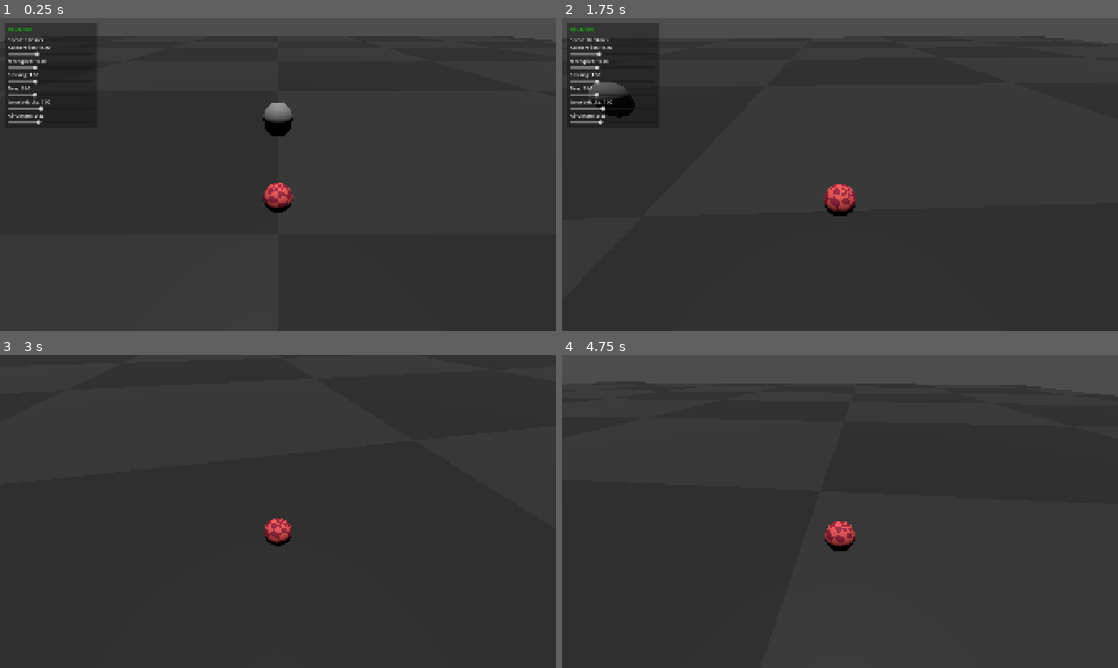
Above: before the commit, frames 1-4 (two rows, left to right).
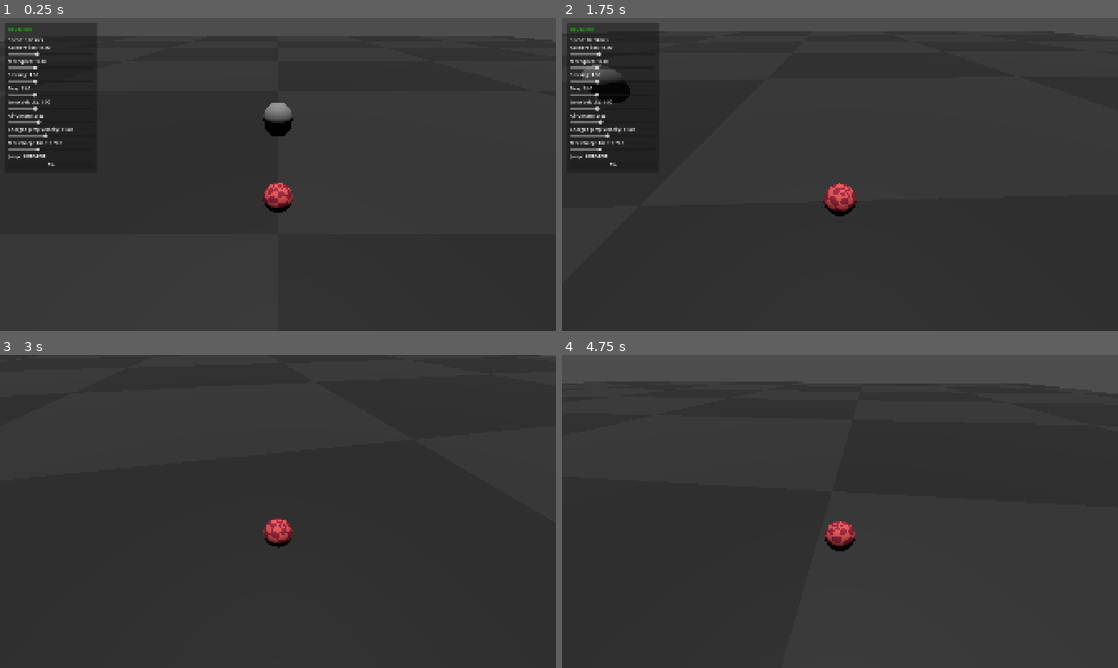
Above: after the commit, the same moments.

Repository: mika-marcondes/axie-jam
Game: Godot game, scene res://scenes/contest/contest_greybox.tscn
Same seed, same stepped clock (60 frames per second), same inputs: the game is played once before the commit and once after it.
Inputs:
- Up to frame 1 (0.25 s): no input
- Up to frame 2 (1.75 s): hold Right (move_right) 0.53-1.28 s; hold Space (jump) 0.53-1.28 s; hold Down (move_back) from 1.28 s (still down); tap Q (camera_left) at 1.35 s; tap Space (jump) at 1.52, 1.55 s
- Up to frame 3 (3 s): tap Space (jump) at 1.82 s; release Down (move_back) at 2.03 s; hold Right (move_right) 2.03-2.78 s; hold Space (jump) 2.03-2.78 s; tap E (camera_right) at 2.1 s; hold W (move_forward) from 2.78 s (still down); tap 1 (toggle_dev_mode) at 2.85 s
- Up to frame 4 (4.75 s): tap Space (jump) at 3.02, 3.05, 3.32, 4.52, 4.55 s; release W (move_forward) at 3.53 s; hold Space (jump) 3.53-4.28 s; hold Left (move_left) from 3.53 s (still down); tap Q (camera_left) at 4.35 s

The runs differ from the first frame. In frame 1, 0.4% of the frame differs, in the area x 1-14%, y 26-48%; in frame 2, 1.9%, in the area x 0-100%, y 4-64%; in frame 3, 0.1%; in frame 4, 0.4%.

Commit message:
jump charge debug

Diff:
--- a/scenes/player/ball_controller.gd
+++ b/scenes/player/ball_controller.gd
@@ -11,8 +11,13 @@
 @export var radius: float = 0.5
 
 @export_category("Jump")
-@export var jump_velocity: float = 7.0
+@export var jump_velocity: float = 6.0
+@export var charged_jump_velocity: float = 11.0
+@export var max_charge_time: float = 0.75
 @export_range(0.0, 1.0, 0.05) var air_control: float = 0.35
+
+var jump_charge_time: float = 0.0
+var is_charging_jump: bool = false
 
 @export_category("References")
 @export var movement_reference: Node3D
@@ -23,7 +28,7 @@
 
 
 func _physics_process(delta: float) -> void:
-	handle_jump()
+	handle_jump(delta)
 	apply_gravity(delta)
 	handle_movement(delta)
 
@@ -33,9 +38,43 @@
 	check_fall_reset()
 
 
-func handle_jump() -> void:
+func handle_jump(delta: float) -> void:
 	if Input.is_action_just_pressed("jump") and is_on_floor():
-		velocity.y = jump_velocity
+		is_charging_jump = true
+		jump_charge_time = 0.0
+
+	if not is_charging_jump:
+		return
+
+	if not is_on_floor():
+		reset_jump_charge()
+		return
+
+	if Input.is_action_pressed("jump"):
+		jump_charge_time = minf(
+			jump_charge_time + delta,
+			max_charge_time
+		)
+
+	if Input.is_action_just_released("jump"):
+		var charge_ratio: float = clampf(
+			jump_charge_time / maxf(max_charge_time, 0.001),
+			0.0,
+			1.0
+		)
+
+		velocity.y = lerpf(
+			jump_velocity,
+			charged_jump_velocity,
+			charge_ratio
+		)
+
+		reset_jump_charge()
+
+
+func reset_jump_charge() -> void:
+	is_charging_jump = false
+	jump_charge_time = 0.0
 
 
 func check_fall_reset() -> void:
--- a/scenes/ui/dev_panel.tscn
+++ b/scenes/ui/dev_panel.tscn
@@ -77,3 +77,24 @@
 
 [node name="AirControlSlider" type="HSlider" parent="PanelContainer/MarginContainer/VBoxContainer" unique_id=1646643526]
 layout_mode = 2
+
+[node name="ChargedJumpVelocityValue" type="Label" parent="PanelContainer/MarginContainer/VBoxContainer" unique_id=1294541028]
+layout_mode = 2
+text = "Charged Jump Velocity"
+
+[node name="ChargedJumpVelocitySlider" type="HSlider" parent="PanelContainer/MarginContainer/VBoxContainer" unique_id=1585915522]
+layout_mode = 2
+
+[node name="MaxChargeTimeValue" type="Label" parent="PanelContainer/MarginContainer/VBoxContainer" unique_id=1382074735]
+layout_mode = 2
+text = "Max Charge Time"
+
+[node name="MaxChargeTimeSlider" type="HSlider" parent="PanelContainer/MarginContainer/VBoxContainer" unique_id=1041899629]
+layout_mode = 2
+
+[node name="JumpStatusLabel" type="Label" parent="PanelContainer/MarginContainer/VBoxContainer" unique_id=1087846202]
+layout_mode = 2
+text = "Jump Status"
+
+[node name="JumpChargeBar" type="ProgressBar" parent="PanelContainer/MarginContainer/VBoxContainer" unique_id=124955278]
+layout_mode = 2
--- a/scripts/ui/dev_panel.gd
+++ b/scripts/ui/dev_panel.gd
@@ -23,6 +23,15 @@
 @onready var air_control_value: Label = $PanelContainer/MarginContainer/VBoxContainer/AirControlValue
 @onready var air_control_slider: HSlider = $PanelContainer/MarginContainer/VBoxContainer/AirControlSlider
 
+@onready var charged_jump_velocity_value: Label = $PanelContainer/MarginContainer/VBoxContainer/ChargedJumpVelocityValue
+@onready var charged_jump_velocity_slider: HSlider = $PanelContainer/MarginContainer/VBoxContainer/ChargedJumpVelocitySlider
+
+@onready var max_charge_time_value: Label = $PanelContainer/MarginContainer/VBoxContainer/MaxChargeTimeValue
+@onready var max_charge_time_slider: HSlider = $PanelContainer/MarginContainer/VBoxContainer/MaxChargeTimeSlider
+
+@onready var jump_status_label: Label = $PanelContainer/MarginContainer/VBoxContainer/JumpStatusLabel
+@onready var jump_charge_bar: ProgressBar = $PanelContainer/MarginContainer/VBoxContainer/JumpChargeBar
+
 var ball: BallController
 
 
@@ -39,11 +48,12 @@
 		return
 
 	var horizontal_speed: float = Vector2(
-		ball.velocity.x,
-		ball.velocity.z
+		ball.velocity.x, ball.velocity.z
 	).length()
 
 	speed_label.text = "Speed: %.2f m/s" % horizontal_speed
+
+	update_jump_debug()
 
 
 func _unhandled_input(event: InputEvent) -> void:
@@ -76,6 +86,14 @@
 	air_control_slider.max_value = 1.0
 	air_control_slider.step = 0.05
 
+	charged_jump_velocity_slider.min_value = 4.0
+	charged_jump_velocity_slider.max_value = 20.0
+	charged_jump_velocity_slider.step = 0.25
+
+	max_charge_time_slider.min_value = 0.1
+	max_charge_time_slider.max_value = 2.0
+	max_charge_time_slider.step = 0.05
+
 
 	acceleration_slider.value_changed.connect(_on_acceleration_changed)
 	max_speed_slider.value_changed.connect(_on_max_speed_changed)
@@ -83,7 +101,8 @@
 	drag_slider.value_changed.connect(_on_drag_changed)
 	jump_velocity_slider.value_changed.connect(_on_jump_velocity_changed)
 	air_control_slider.value_changed.connect(_on_air_control_changed)
-
+	charged_jump_velocity_slider.value_changed.connect(_on_charged_jump_velocity_changed)
+	max_charge_time_slider.value_changed.connect(_on_max_charge_time_changed)
 
 func sync_sliders_from_ball() -> void:
 	if ball == null:
@@ -95,6 +114,8 @@
 	drag_slider.value = ball.drag
 	jump_velocity_slider.value = ball.jump_velocity
 	air_control_slider.value = ball.air_control
+	charged_jump_velocity_slider.value = ball.charged_jump_velocity
+	max_charge_time_slider.value = ball.max_charge_time
 
 
 func update_parameter_labels() -> void:
@@ -107,6 +128,31 @@
 	drag_value.text = "Drag: %.2f" % ball.drag
 	jump_velocity_value.text = "Jump Velocity: %.2f" % ball.jump_velocity
 	air_control_value.text = "Air Control: %.2f" % ball.air_control
+	charged_jump_velocity_value.text = "Charged Jump Velocity: %.2f" % ball.charged_jump_velocity
+	max_charge_time_value.text = "Max Charge Time: %.2f s" % ball.max_charge_time
+
+
+func update_jump_debug() -> void:
+	if ball == null:
+		return
+
+	var charge_ratio: float = clampf(
+		ball.jump_charge_time / maxf(ball.max_charge_time, 0.001),
+		0.0,
+		1.0
+	)
+
+	jump_charge_bar.value = charge_ratio * 100.0
+
+	if ball.is_charging_jump:
+		if charge_ratio >= 1.0:
+			jump_status_label.text = "Jump: FULL"
+		else:
+			jump_status_label.text = "Jump: CHARGING"
+	elif ball.is_on_floor():
+		jump_status_label.text = "Jump: READY"
+	else:
+		jump_status_label.text = "Jump: AIRBORNE"
 
 
 func _on_acceleration_changed(value: float) -> void:
@@ -137,3 +183,13 @@
 func _on_air_control_changed(value: float) -> void:
 	ball.air_control = value
 	update_parameter_labels()
+
+
+func _on_charged_jump_velocity_changed(value: float) -> void:
+	ball.charged_jump_velocity = value
+	update_parameter_labels()
+
+
+func _on_max_charge_time_changed(value: float) -> void:
+	ball.max_charge_time = value
+	update_parameter_labels()
